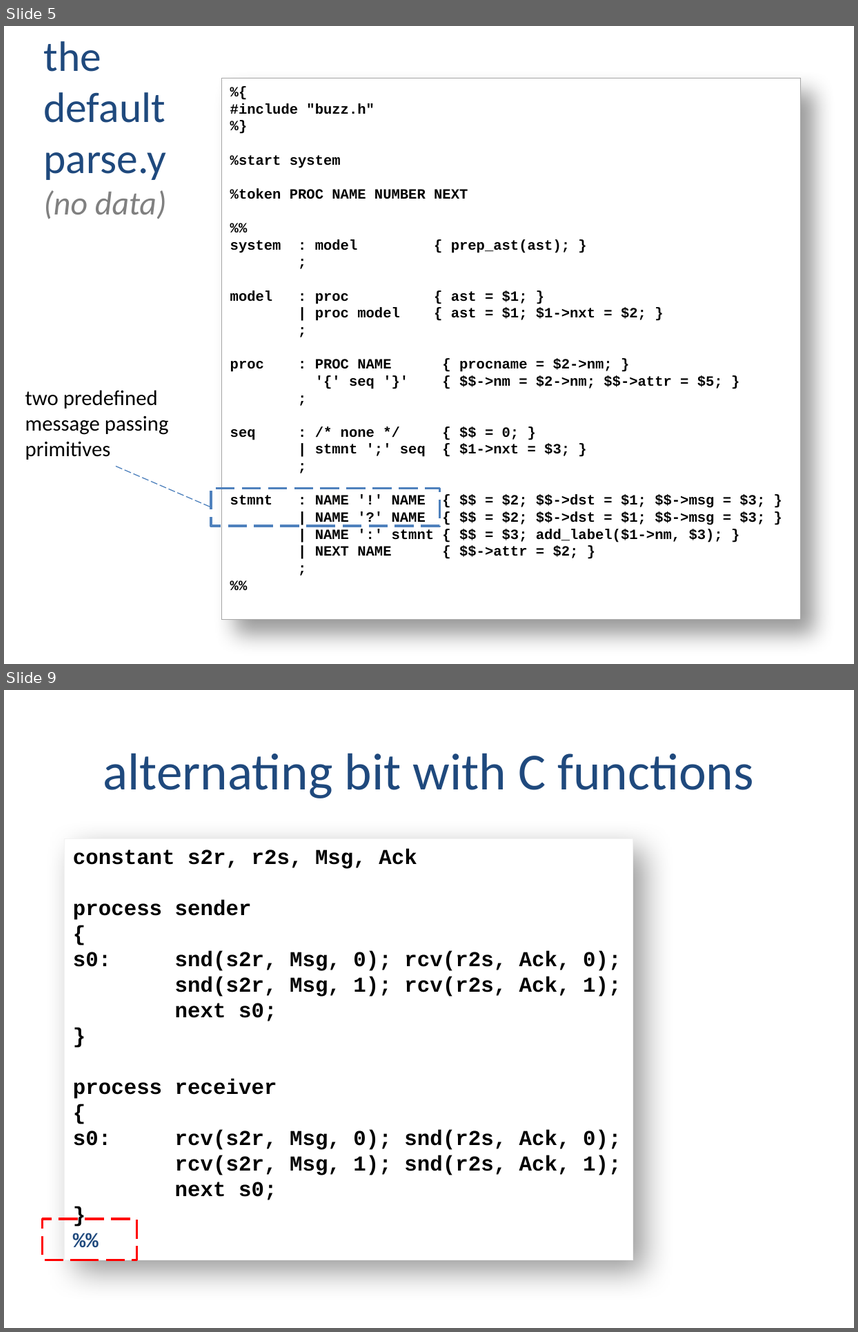
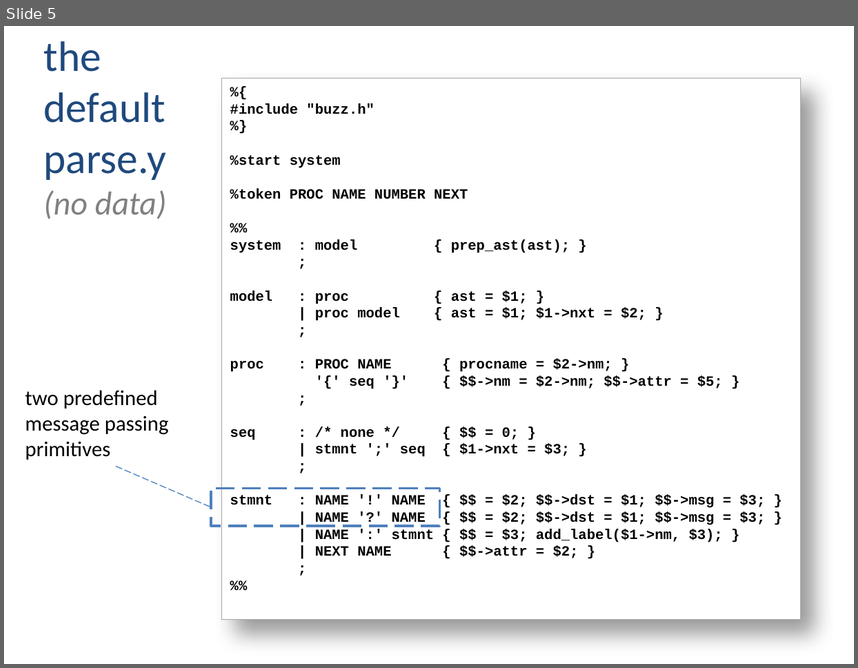
Before and after one commit to nimble-code/Buzz, a slide deck: docs/Buzz_Overview.pptx. Shown one above the other, each under a label of ours: slides 5 and 9 before the commit, slide 5 after it; the slides between them are not shown. The pictures are 858x1332 and 858x668 pixels, drawn with LibreOffice and Linux fonts; fonts in the diff are those of the drawing. Boxes give left, top, right and bottom in pixels: in the first picture for what was removed or moved away, otherwise in the second. Text is boxed around its words. In the diff, an @@ line names an element or a change of style, - is before the commit and + after.

```diff
--- a/docs/Buzz_Overview.pptx
+++ b/docs/Buzz_Overview.pptx
@@ slide 9 removed at [4,690,854,1328], background #FFFFFF @@
@@ title removed at [103,753,753,798] @@
-alternating bit with C functions
@@ rectangle removed at [64,839,632,1259] @@
-constant s2r, r2s, Msg, Ack
-process sender
-{
-s0: snd(s2r, Msg, 0); rcv(r2s, Ack, 0);
-snd(s2r, Msg, 1); rcv(r2s, Ack, 1);
-next s0;
-}
-process receiver
-{
-s0: rcv(s2r, Msg, 0); snd(r2s, Ack, 0);
-rcv(s2r, Msg, 1); snd(r2s, Ack, 1);
-next s0;
-}
-%%
@@ rectangle removed at [42,1219,136,1259] @@
```
Also in this commit, not shown: 3 slides changed, 4 slides added, 1 other slide removed.
